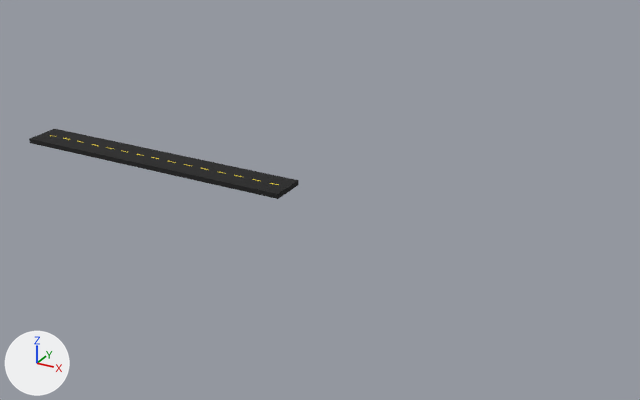
Two versions of the FBX model SourceArt/Road1.fbx, one commit apart.
Rendered twice from a 50 mm camera at (43.8, -52.2, 25.8) aimed at (14.5, 1.1, -0.9). Lighting does not change. The marker at lower left points along +X, +Y and +Z. Where no turn or scale is listed for an object, it has been applied to the vertices.

The scene before the commit, as lines of its bpy script (objects in view):
```python
me_cube_001 = bpy.data.meshes.new('Cube.001')
me_cube_001.from_pydata(...)  # 188 vertices, 125 faces; spans x -12.4..12.4, y -1.5..1.5, z -0.2..0.2
# faces by material slot: [110, 15]
me_cube_001.materials.append(mat_material)  # black #1f1f1f
me_cube_001.materials.append(mat_material_002)  # yellow #e7ce2f
ob_cube = bpy.data.objects.new('Cube', me_cube_001)
ob_cube.location = (0.0, 0.0, 0.0)
```
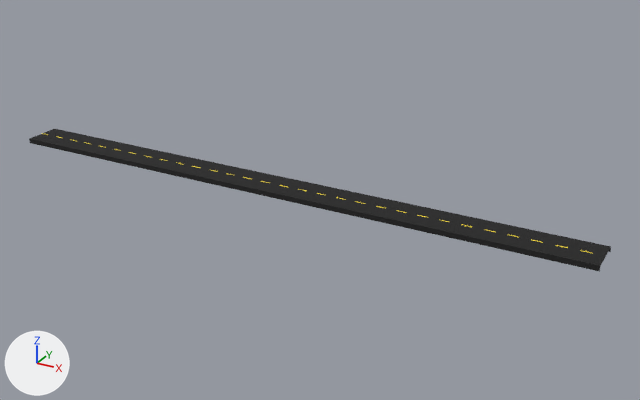
The newer file is also rescaled (x0.753), turned or shifted as a whole; pictures and numbers use the older file's frame.

Pixel boxes [x1, y1, x2, y2] of what changed, in the pictures (640 x 400 px):
'Cube', reshaped (116% wider, 103% taller): before [29, 129, 298, 199]; after [29, 129, 611, 272]
part 1 of me_cube_001, added (black): after [269, 178, 611, 272]
part 2 of me_cube_001, added: after [30, 129, 60, 140]

Diff of the bpy script that builds the scene:
```diff
--- a/SourceArt/Road1.fbx.py
+++ b/SourceArt/Road1.fbx.py
@@ me_cube_001 @@
 # used by ob_cube; location = (0.0, 0.0, 0.0)
-me_cube_001.from_pydata(...)  # 188 vertices, 125 faces; spans x -12.4..12.4, y -1.5..1.5, z -0.2..0.2
+me_cube_001.from_pydata(...)  # 364 vertices, 240 faces; spans x -12.4..35.6, y -1.5..1.5, z -0.2..0.2
+# me_cube_001 part 1: 174 vertices added at x 12.4..35.6, y -1.5..1.5, z -0.2..0.2
+# me_cube_001 part 2: 2 vertices added at x -12.4, y -0.1..0.1, z 0.2
 me_cube_001.materials.append(mat_material)
```
